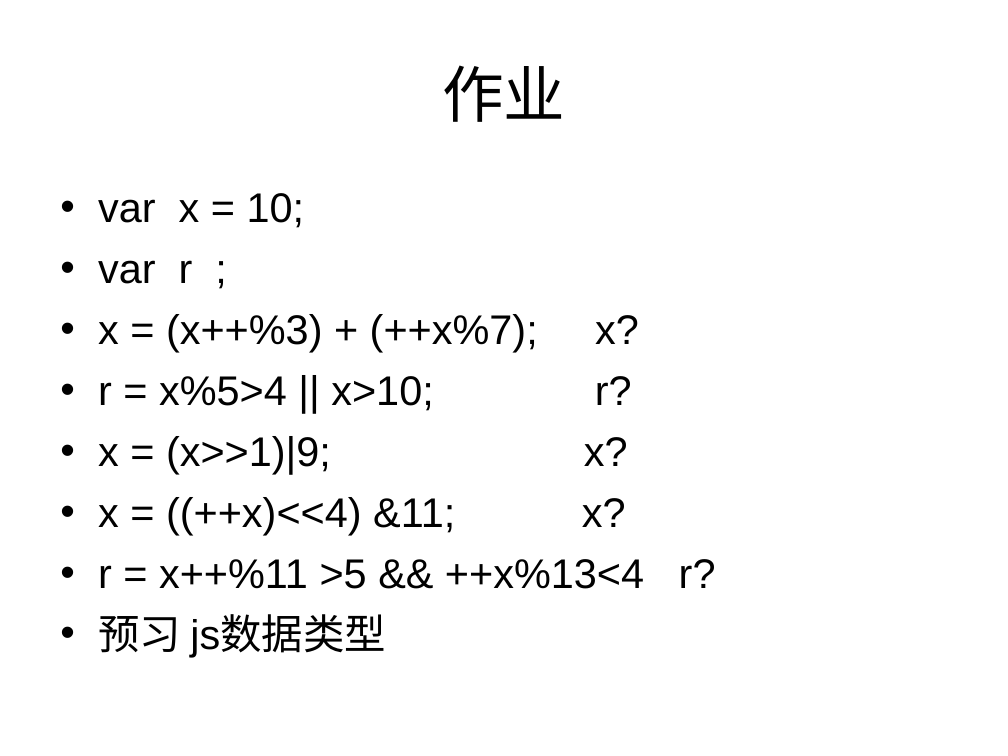
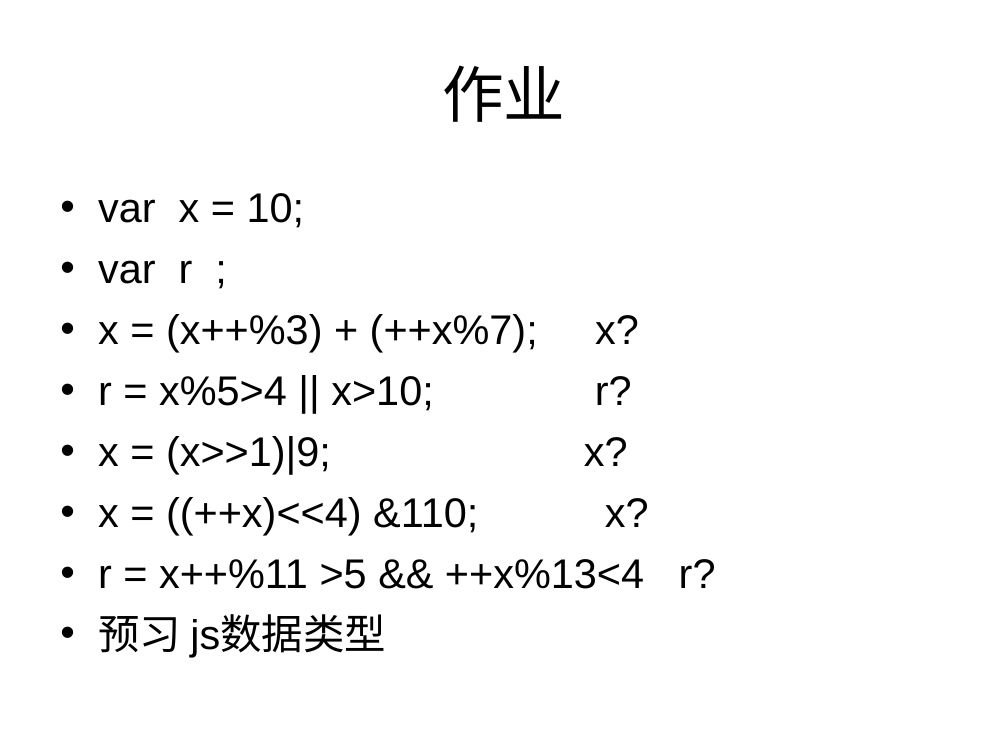
Before and after one commit to cd-vr1class/homework, a slide deck: slide 18 of ppt/7-7js输入输出语句、运算符.ppt. Drawn at 1008x756 pixels with LibreOffice and Linux fonts; fonts in the diff are those of the drawing. Boxes give left, top, right and bottom in pixels: in the first picture for what was removed or moved away, otherwise in the second. Text is boxed around its words. In the diff, an @@ line names an element or a change of style, - is before the commit and + after.

```diff
--- a/ppt/7-7js输入输出语句、运算符.ppt
+++ b/ppt/7-7js输入输出语句、运算符.ppt
@@ text at bbox=[98, 497, 649, 535]: text changed @@
-• x = ((++x)<<4) &11; x?
+• x = ((++x)<<4) &110; x?
```
Also in this commit, not shown: 6 other files.
